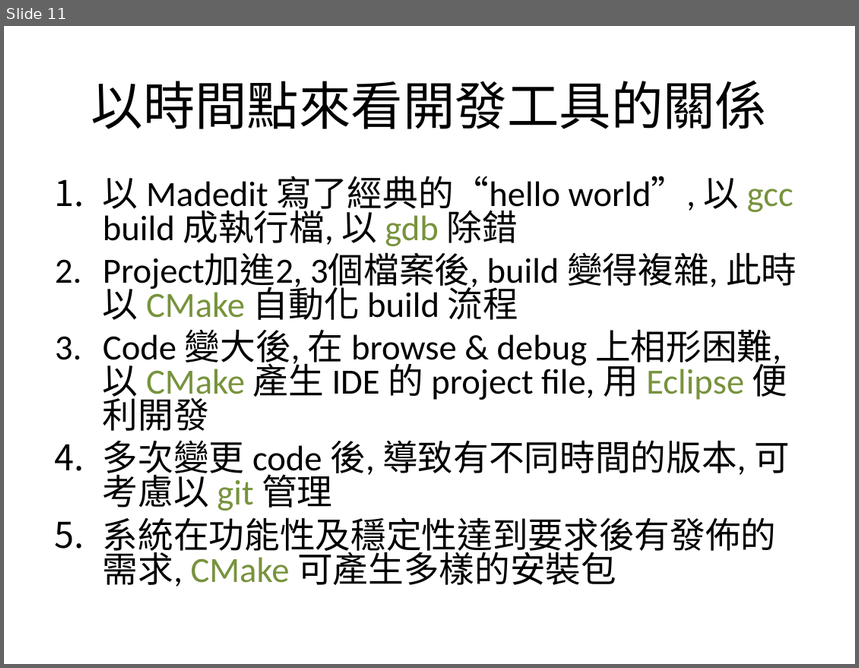
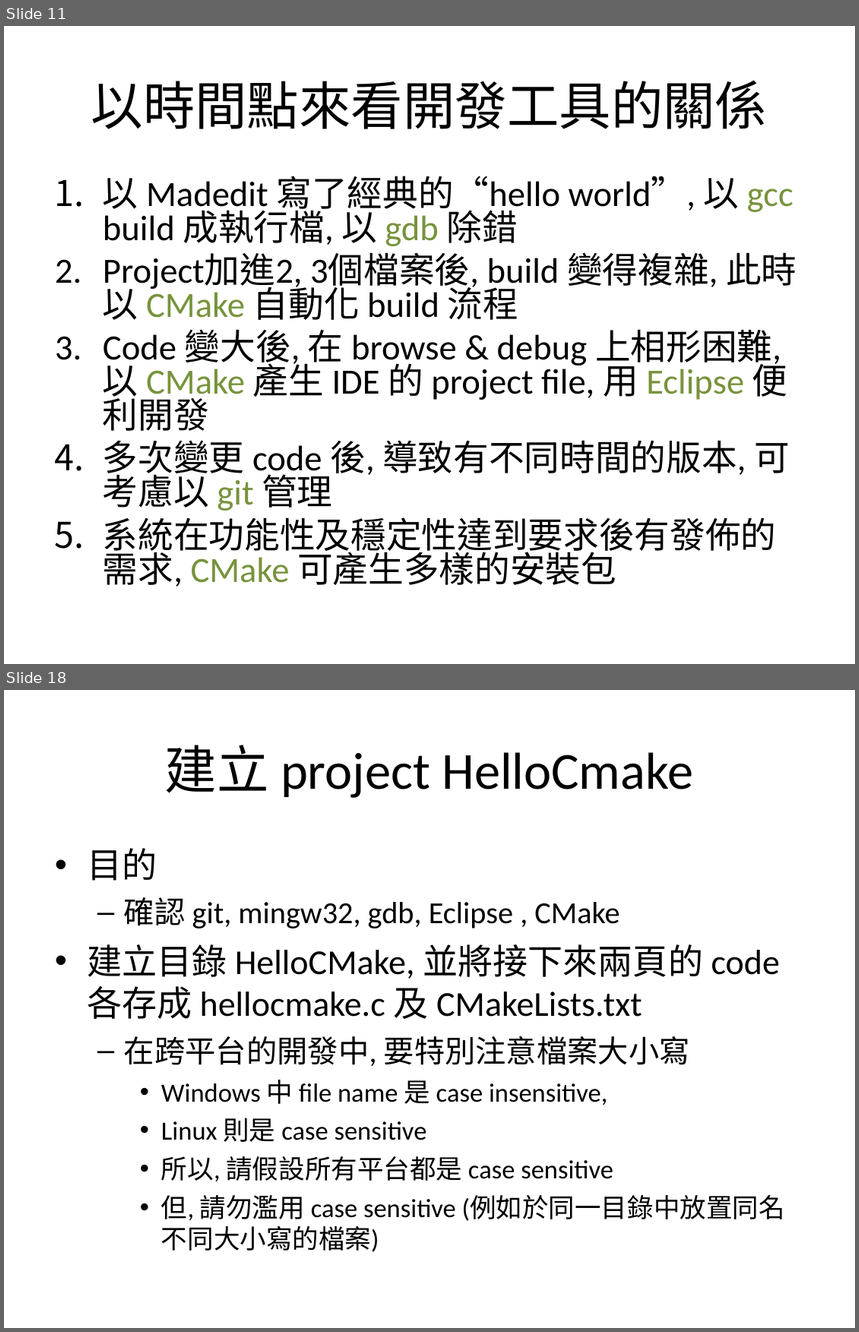
Before and after one commit to jayska/Programming, a slide deck: Slides/ProgFun.ppt. Shown one above the other, each under a label of ours: slide 11 before the commit, slides 11 and 18 after it; the slides between them are not shown. The pictures are 859x668 and 859x1332 pixels, drawn with LibreOffice and Linux fonts; fonts in the diff are those of the drawing. Boxes give left, top, right and bottom in pixels: in the first picture for what was removed or moved away, otherwise in the second. Text is boxed around its words. In the diff, an @@ line names an element or a change of style, - is before the commit and + after.

```diff
--- a/Slides/ProgFun.ppt
+++ b/Slides/ProgFun.ppt
@@ slide 18 added at [4,690,855,1328], background #FFFFFF @@
@@ title added at [165,745,693,798], 44 pt, text #000000 @@
+建立 project HelloCmake
@@ text added at [87,848,785,1252], 22.2 pt, text #000000 @@
+• 目的
+  – 確認 git, mingw32, gdb, Eclipse , CMake
+• 建立目錄 HelloCMake, 並將接下來兩頁的 code 各存成 hellocmake.c 及 CMakeLists.txt
+  – 在跨平台的開發中, 要特別注意檔案大小寫
+    • Windows 中 file name 是 case insensitive,
+    • Linux 則是 case sensitive
+    • 所以, 請假設所有平台都是 case sensitive
+    • 但, 請勿濫用 case sensitive (例如於同一目錄中放置同名不同大小寫的檔案)
```
Also in this commit, not shown: 7 slides changed, 15 other slides added, 2 slides removed.
